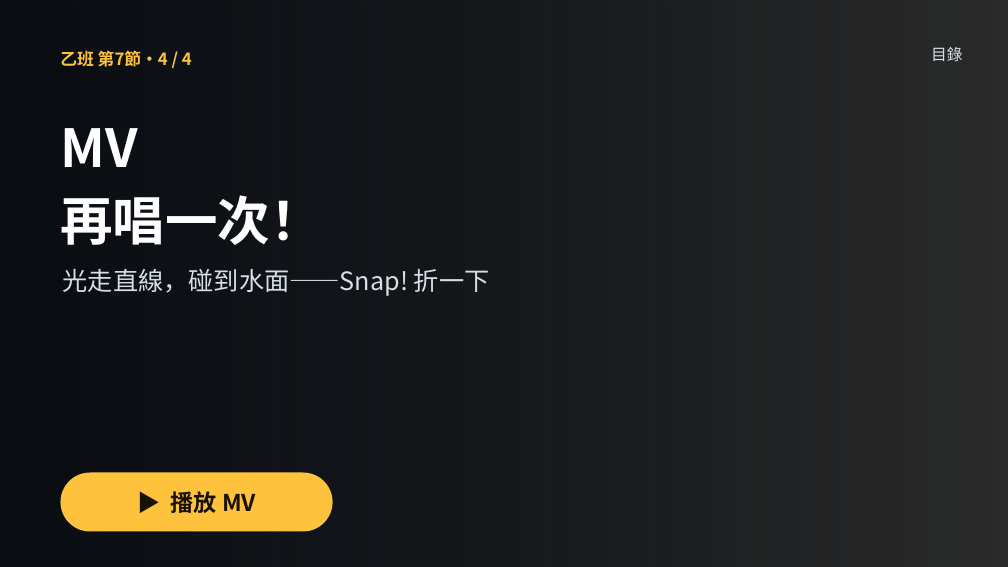
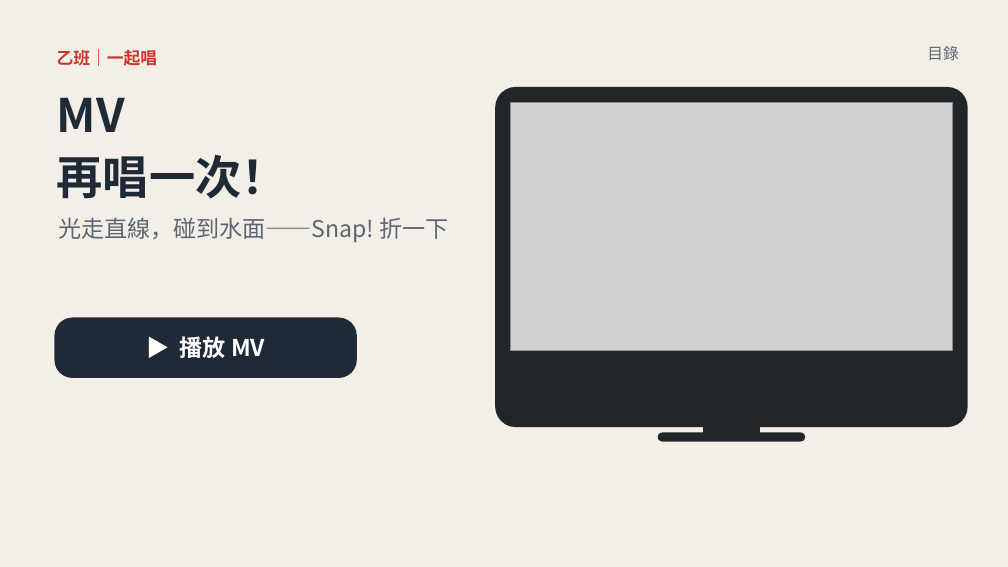
Before and after one commit to classtools1020/sports-results, a slide deck: slide 27 of f8f9fc3bd1/slides.pptx (slide 17 before the commit). Drawn at 1008x567 pixels with LibreOffice and Linux fonts; fonts in the diff are those of the drawing; grey boxes stand for pictures; background and template pictures are left out; a plain dark background stands for a picture behind light text. Boxes give left, top, right and bottom in pixels: in the first picture for what was removed or moved away, otherwise in the second. Text is boxed around its words. In the diff, an @@ line names an element or a change of style, - is before the commit and + after.

```diff
--- a/f8f9fc3bd1/slides.pptx
+++ b/f8f9fc3bd1/slides.pptx
@@ background picture (left out) to #FFFFFF @@
@@ rectangle at (x1=0, y1=0, x2=1008, y2=567): fill gradient #05090F to #F4EFE6 @@
@@ text at (x1=57, y1=49, x2=157, y2=66): text changed; text colour #FFC23D to #C8372D @@
-乙班 第7節・4 / 4
+乙班｜一起唱
@@ text "目錄" at (x1=927, y1=46, x2=958, y2=60): text colour #D6DEE6 to #5B6673; line spacing 1.15 to 1.12 @@
@@ text "MV" moved from (x1=60, y1=128, x2=323, y2=245) to (x1=57, y1=97, x2=288, y2=199) @@
@@ text "MV" at (x1=57, y1=97, x2=288, y2=199): size 50 to 44 pt, text colour #FFFFFF to #1F2A37; line spacing 1.15 to 1.12 @@
@@ rounded rectangle added at (x1=495, y1=87, x2=968, y2=427), fill #22262B @@
@@ picture added at (x1=510, y1=102, x2=953, y2=351) @@
@@ text "光走直線，碰到水面——Snap! 折一下" moved from (x1=63, y1=269, x2=490, y2=296) to (x1=58, y1=217, x2=449, y2=243) @@
@@ text "光走直線，碰到水面——Snap! 折一下" at (x1=58, y1=217, x2=449, y2=243): size 24 to 22 pt, text colour #D6DEE6 to #5B6673; line spacing 1.15 to 1.12 @@
@@ rounded rectangle "▶ 播放 MV" resized from (x1=60, y1=473, x2=333, y2=532) to (x1=54, y1=318, x2=357, y2=378) @@
@@ rounded rectangle "▶ 播放 MV" at (x1=54, y1=318, x2=357, y2=378): text colour #1A1200 to #FFFFFF; fill #FFC23D to #1F2A37; proportions changed @@
@@ rounded rectangle added at (x1=658, y1=433, x2=805, y2=442), fill #22262B @@
@@ rectangle added at (x1=703, y1=427, x2=760, y2=435), fill #22262B @@
```
Also in this commit, not shown: 11 other slides changed, 16 slides added, 6 slides removed, 3 other files.
